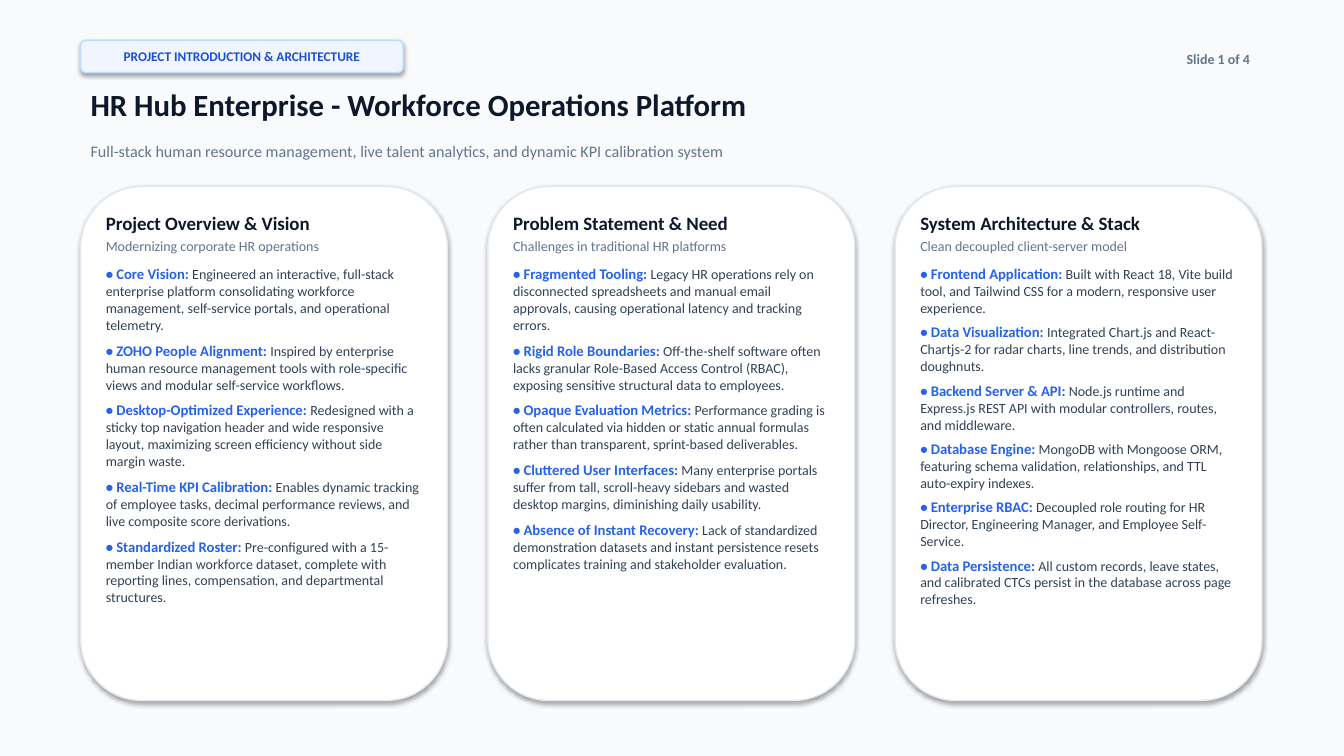
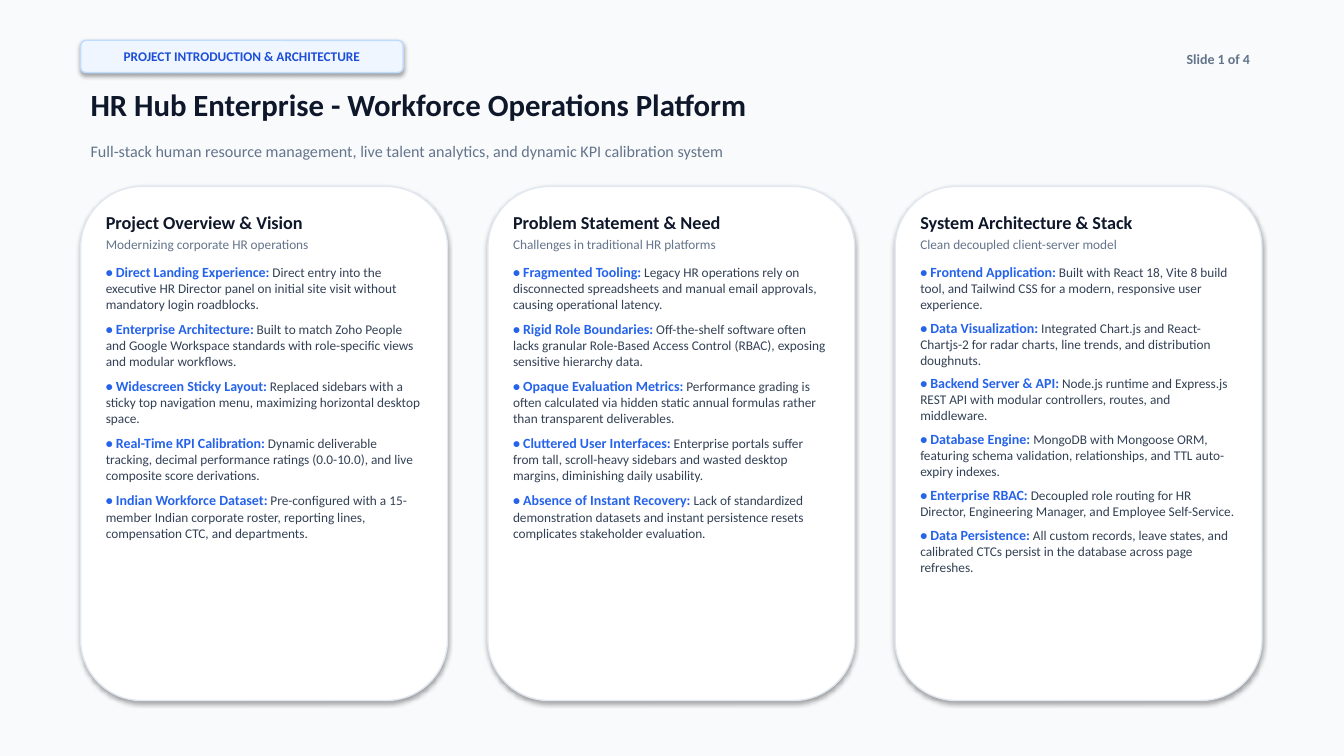
Before and after one commit to Shron03/HR-Hub, a slide deck: slide 1 of HR_Hub_Project_Presentation.pptx. Drawn at 1344x756 pixels with LibreOffice and Linux fonts; fonts in the diff are those of the drawing. Boxes give left, top, right and bottom in pixels: in the first picture for what was removed or moved away, otherwise in the second. Text is boxed around its words. In the diff, an @@ line names an element or a change of style, - is before the commit and + after.

Commit message:
Implement enterprise HR, Manager, and Employee modules with direct HR landing and updated presentation

```diff
--- a/HR_Hub_Project_Presentation.pptx
+++ b/HR_Hub_Project_Presentation.pptx
@@ text at [106,216,309,251]: size 13.5 to 13 pt in "Project Overview & Vision"; size 10 to 9.5 pt in "Modernizing corporate HR operations" @@
@@ text at [513,216,720,251]: size 13.5 to 13 pt in "Problem Statement & Need"; size 10 to 9.5 pt in "Challenges in traditional HR platforms" @@
@@ text at [920,216,1234,572]: size 13.5 to 13 pt in "System Architecture & Stack"; size 10 to 9.5 pt in "Clean decoupled client-server model", "Integrated Chart.js and React-Chartjs-2 for radar charts, ...", "Node.js runtime and Express.js REST API with ...", "MongoDB with Mongoose ORM, featuring schema validation, ..." and 2 more places; size 10.5 to 10 pt in "• Data Visualization:", "• Backend Server & API:", "• Database Engine:", "• Enterprise RBAC:" and 1 more places @@
@@ text at [106,267,420,540]: text changed; size 10 to 9.5 pt @@
-• Core Vision: Engineered an interactive, full-stack enterprise platform consolidating workforce management, self-service portals, and operational telemetry.
-• ZOHO People Alignment: Inspired by enterprise human resource management tools with role-specific views and modular self-service workflows.
-• Desktop-Optimized Experience: Redesigned with a sticky top navigation header and wide responsive layout, maximizing screen efficiency without side margin waste.
-• Real-Time KPI Calibration: Enables dynamic tracking of employee tasks, decimal performance reviews, and live composite score derivations.
-• Standardized Roster: Pre-configured with a 15-member Indian workforce dataset, complete with reporting lines, compensation, and departmental structures.
+• Direct Landing Experience: Direct entry into the executive HR Director panel on initial site visit without mandatory login roadblocks.
+• Enterprise Architecture: Built to match Zoho People and Google Workspace standards with role-specific views and modular workflows.
+• Widescreen Sticky Layout: Replaced sidebars with a sticky top navigation menu, maximizing horizontal desktop space.
+• Real-Time KPI Calibration: Dynamic deliverable tracking, decimal performance ratings (0.0-10.0), and live composite score derivations.
+• Indian Workforce Dataset: Pre-configured with a 15-member Indian corporate roster, reporting lines, compensation CTC, and departments.
@@ text at [513,267,826,540]: text changed; size 10 to 9.5 pt @@
-• Fragmented Tooling: Legacy HR operations rely on disconnected spreadsheets and manual email approvals, causing operational latency and tracking errors.
-• Rigid Role Boundaries: Off-the-shelf software often lacks granular Role-Based Access Control (RBAC), exposing sensitive structural data to employees.
-• Opaque Evaluation Metrics: Performance grading is often calculated via hidden or static annual formulas rather than transparent, sprint-based deliverables.
-• Cluttered User Interfaces: Many enterprise portals suffer from tall, scroll-heavy sidebars and wasted desktop margins, diminishing daily usability.
-• Absence of Instant Recovery: Lack of standardized demonstration datasets and instant persistence resets complicates training and stakeholder evaluation.
+• Fragmented Tooling: Legacy HR operations rely on disconnected spreadsheets and manual email approvals, causing operational latency.
+• Rigid Role Boundaries: Off-the-shelf software often lacks granular Role-Based Access Control (RBAC), exposing sensitive hierarchy data.
+• Opaque Evaluation Metrics: Performance grading is often calculated via hidden static annual formulas rather than transparent deliverables.
+• Cluttered User Interfaces: Enterprise portals suffer from tall, scroll-heavy sidebars and wasted desktop margins, diminishing daily usability.
+• Absence of Instant Recovery: Lack of standardized demonstration datasets and instant persistence resets complicates stakeholder evaluation.
@@ text at [930,267,1227,280]: text changed; size 10 to 9.5 pt @@
-• Frontend Application: Built with React 18, Vite build tool, and Tailwind CSS for a modern, responsive user experience.
+• Frontend Application: Built with React 18, Vite 8 build tool, and Tailwind CSS for a modern, responsive user experience.
```
Also in this commit, not shown: 3 other slides changed, 33 other files.
